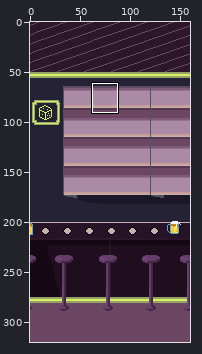
Pixel-art file, stored at aseprite/dealer scene.aseprite. The picture above shows the old version from afar; the outline marks the close-up.
Close-up. The starting point:
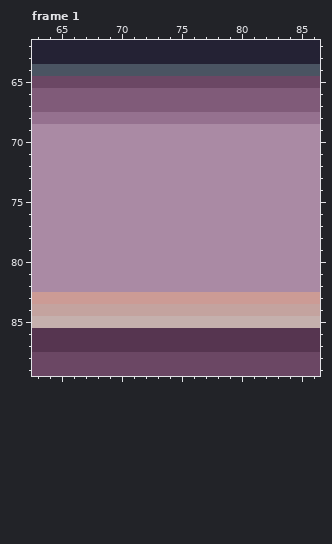
160x320 pixels, 2 frames. Colours within 5 levels of each other are drawn and written as one. Shown: frame 1: x 63..86, y 62..89. The commit also changed other frames or places, which this record leaves out.
The result:
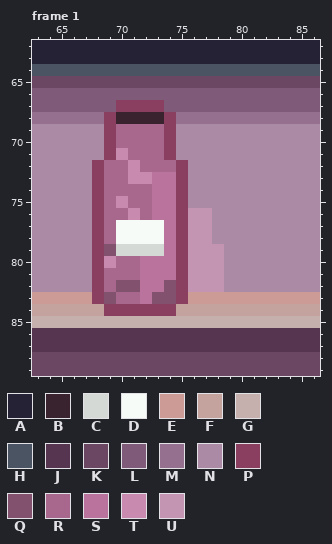
Palette (. is transparent): A #242234  B #38232f  C #d4d9d5  D #f6fbf7  E #cc9b95  F #c4a39f  G #c5b0ad  H #4a5462  J #563550  K #6b4764  L #805b79  M #95718f  N #aa8aa4  P #8a3f60  Q #82516e  R #a8688d  S #ba739d  T #c88baf  U #c495b3
Diff:
{"change": "layer \"shadows\" added"}
{"change": "layer \"bottles\" now shown"}
{"where": "frame 1, layers \"bottles\", \"shadows\""}
{"frame":1,"y":67,"x":70,"old":"LLLL","new":"PPPP"}
{"frame":1,"y":68,"x":69,"old":"MMMMMM","new":"PBBBBP"}
{"frame":1,"y":69,"x":69,"old":"NNNNNN","new":"PRRRRP"}
{"frame":1,"y":70,"x":69,"old":"NNNNNN","new":"PRRRRP"}
{"frame":1,"y":71,"x":69,"old":"NNNNNN","new":"PTRRRP"}
{"frame":1,"y":72,"x":68,"old":"NNNNNNNN","new":"PRRTRRRP"}
{"frame":1,"y":73,"x":68,"old":"NNNNNNNN","new":"PRRTTSSP"}
{"frame":1,"y":74,"x":68,"old":"NNNNNNNN","new":"PRRRRSSP"}
{"frame":1,"y":75,"x":68,"old":"NNNNNNNN","new":"PRTRRSSP"}
{"frame":1,"y":76,"x":68,"old":"NNNNNNNNNN","new":"PRRTRSSPUU"}
{"frame":1,"y":77,"x":68,"old":"NNNNNNNNNN","new":"PRDDDDSPUU"}
{"frame":1,"y":78,"x":68,"old":"NNNNNNNNNN","new":"PRDDDDSPUU"}
{"frame":1,"y":79,"x":68,"old":"NNNNNNNNNNN","new":"PQCCCCSPUUU"}
{"frame":1,"y":80,"x":68,"old":"NNNNNNNNNNN","new":"PTRRSSSPUUU"}
{"frame":1,"y":81,"x":68,"old":"NNNNNNNNNNN","new":"PRRRSSSPUUU"}
{"frame":1,"y":82,"x":68,"old":"NNNNNNNNNNN","new":"PRQQSSQPUUU"}
{"frame":1,"y":83,"x":68,"old":"EEEEEEEE","new":"PQRRSQQP"}
{"frame":1,"y":84,"x":69,"old":"FFFFFF","new":"PPPPPP"}
